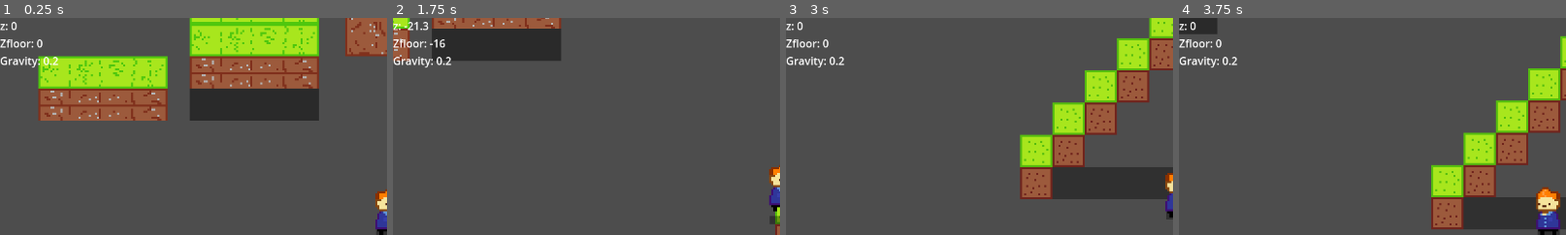
Above: before the commit, frames 1-4 (left to right).
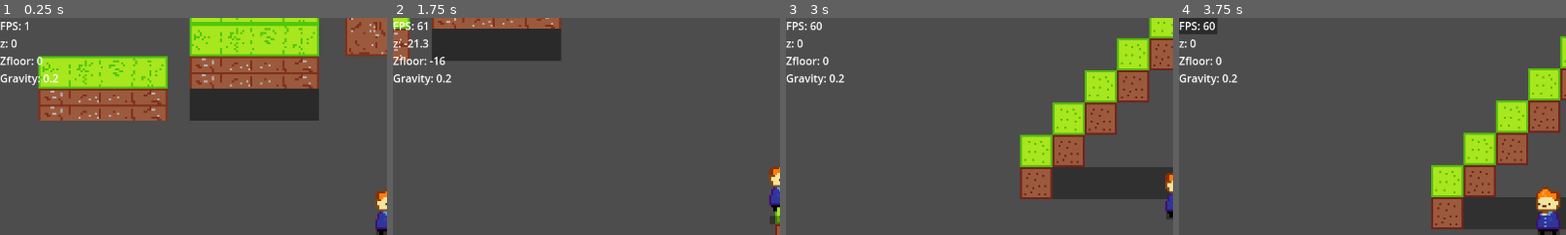
Above: after the commit, the same moments.

Repository: vitor-luis3301/Godot-Top-Down-Platformer
Game: Godot game, scene res://Scenes/main.tscn
Two runs of this game, one before a commit and one after it. Both use one fixed random seed, a clock stepped at 60 frames per second and the inputs below.
Inputs:
- Up to frame 1 (0.25 s): no input
- Up to frame 2 (1.75 s): tap Enter (ui_accept) at 0.5, 0.77, 1.52 s; hold Right (ui_right) 0.53-1.28 s; hold Down (ui_down) from 1.28 s (still down)
- Up to frame 3 (3 s): release Down (ui_down) at 2.03 s; hold Right (ui_right) 2.03-2.78 s; hold Up (ui_up) from 2.78 s (still down)
- Up to frame 4 (3.75 s): tap Enter (ui_accept) at 3.02 s; release Up (ui_up) at 3.53 s; hold Left (ui_left) from 3.53 s (still down)
The pictures show only the part of the screen within x 0-50%, y 0-50%; the shares and areas given below are measured in that part.

The runs differ from the first frame. In frame 1, 1.1% of the frame differs, in the area x 0-16%, y 1-32%; in frame 2, 1.3%; in frame 3, 1.1%; in frame 4, 1.2%.

Commit message:
Added FPS counter

Diff:
--- a/Objects/player/player.gd
+++ b/Objects/player/player.gd
@@ -216,7 +216,7 @@
 	#Change values accordingly
 	z += zspeed
 	$Sprite2D.position.y = z # to get the ilusion of the player jumping
-	$CanvasLayer/Label.text = "z: " + str(z) + "\nZfloor: " + str(zfloor) + "\nGravity: " + str(GRAVITY) # print vars to the screen
+	$CanvasLayer/Label.text ="FPS: " + str(Engine.get_frames_per_second()) + "\nz: " + str(z) + "\nZfloor: " + str(zfloor) + "\nGravity: " + str(GRAVITY) # print vars to the screen
 	$Polygon2D.position.y = zfloor # change the position of the shadow
 
 	# Flip the player's sprite according to it's direction
